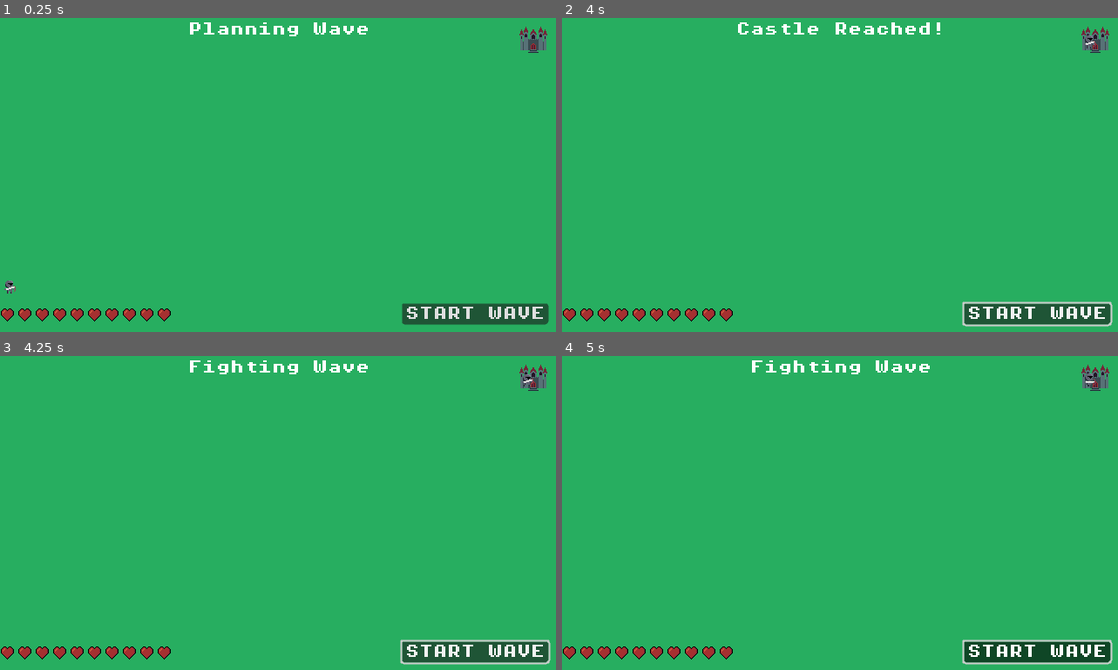
Above: before the commit, frames 1-4 (two rows, left to right).
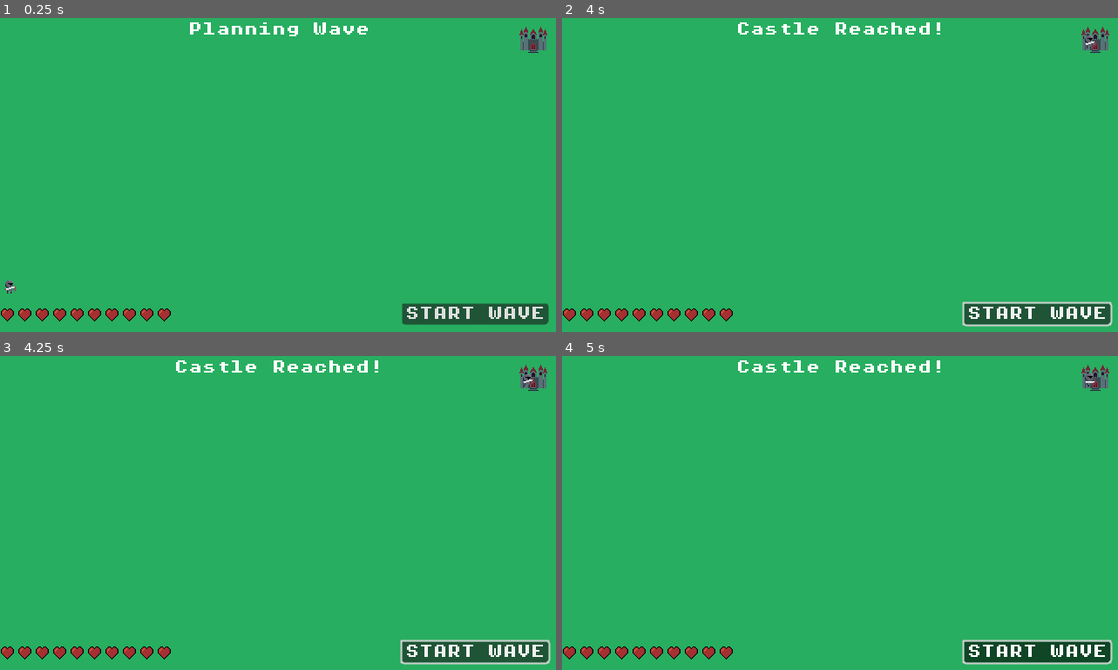
Above: after the commit, the same moments.

Repository: p-lorenzo/reversevs
Game: Godot game, scene res://scenes/world.tscn
The game is run twice, just before and just after one commit, with the same random seed, the same clock (stepped at 60 frames per second) and the same inputs.
Inputs (mouse positions are in pixels of both pictures, inside the frame that each line leads up to):
- Up to frame 1 (0.25 s): no input
- Up to frame 2 (4 s): click "START WAVE" at 0.5 s; click "START WAVE" at 1.25 s; click "START WAVE" at 2 s; tap Enter (ui_accept) at 2.75, 3.6, 3.77 s; move the mouse to (962, 159) at 2.77 s; hold Enter (ui_accept) 2.78-3.53 s; click (962, 159) at 2.92 s; move the mouse to (728, 190) at 3.52 s; click (728, 190) at 3.67 s
- Up to frame 3 (4.25 s): tap Enter (ui_accept) at 4.07 s
- Up to frame 4 (5 s): move the mouse to (895, 443) at 4.27 s; hold Enter (ui_accept) from 4.28 s (still down); click (895, 443) at 4.42 s

Frames 1-2 are identical in both runs. In frame 3, 0.5% of the frame differs, in the area x 31-69%, y 1-6%; in frame 4, 0.5%.

Commit message:
fix: barrier in start_sim

Diff:
--- a/scripts/game.gd
+++ b/scripts/game.gd
@@ -43,6 +43,8 @@
 	remaining_enemies = 0
 
 func start_sim() -> void:
+	if phase != Phase.PLAN:
+		return
 	_refresh_hero()
 	enemies_alive_at_sim_start = 0
 	remaining_enemies = 0
